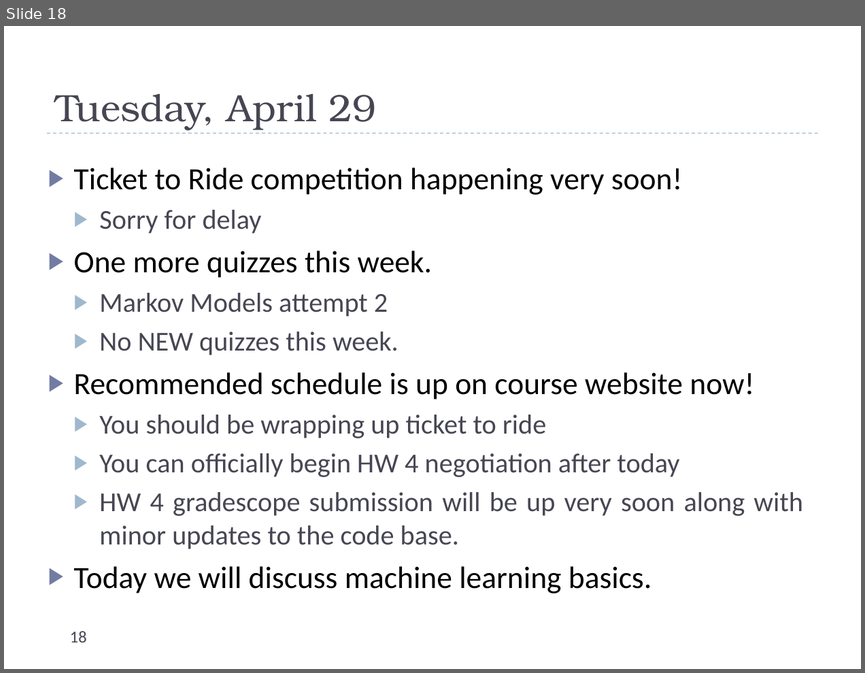
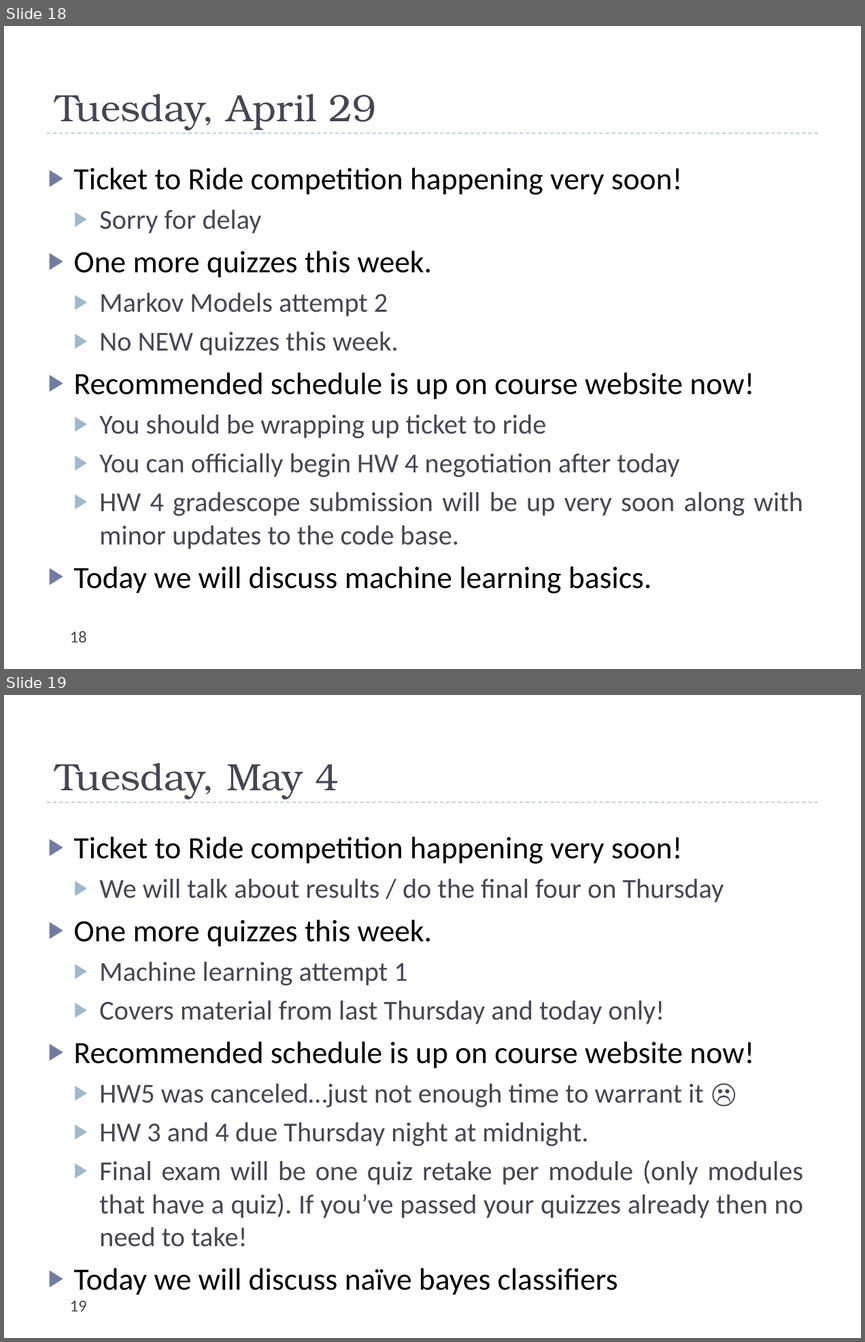
Before and after one commit to markfloryan/AI, a slide deck: slides/dailyannouncements.pptx. Shown one above the other, each under a label of ours: slide 18 before the commit, slides 18 and 19 after it. The pictures are 865x673 and 865x1342 pixels, drawn with LibreOffice and Linux fonts; fonts in the diff are those of the drawing. Boxes give left, top, right and bottom in pixels: in the first picture for what was removed or moved away, otherwise in the second. Text is boxed around its words. In the diff, an @@ line names an element or a change of style, - is before the commit and + after.

```diff
--- a/slides/dailyannouncements.pptx
+++ b/slides/dailyannouncements.pptx
@@ slide 19 added at bbox=[4, 695, 861, 1338], background #FFFFFF; not listed: 1 template element that a slide beside it also shows @@
@@ title added at bbox=[55, 763, 339, 799], 32 pt, text #464653 @@
+Tuesday, May 4
@@ text added at bbox=[74, 836, 804, 1295], 23 pt, text #464653 @@
+▶ Ticket to Ride competition happening very soon!
+  ▶ We will talk about results / do the final four on Thursday
+▶ One more quizzes this week.
+  ▶ Machine learning attempt 1
+  ▶ Covers material from last Thursday and today only!
+▶ Recommended schedule is up on course website now!
+  ▶ HW5 was canceled…just not enough time to warrant it ☹
+  ▶ HW 3 and 4 due Thursday night at midnight.
+  ▶ Final exam will be one quiz retake per module (only modules that have a quiz). If you’ve passed your quizzes already then no need to take!
+▶ Today we will discuss naïve bayes classifiers
@@ page number added at bbox=[70, 1300, 87, 1311], 14 pt, text #464653 @@
+19
```
Also in this commit, not shown: 9 other files.
